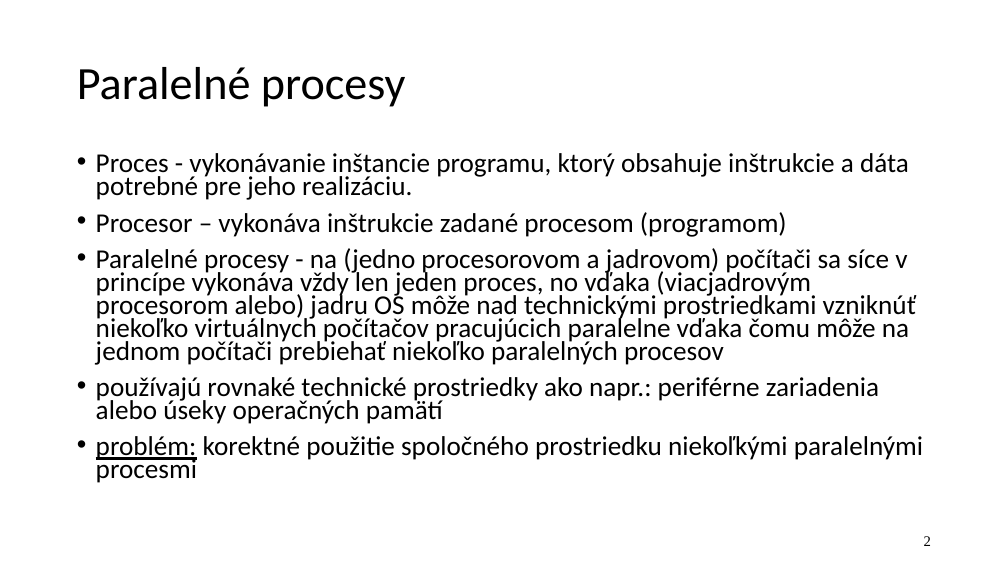
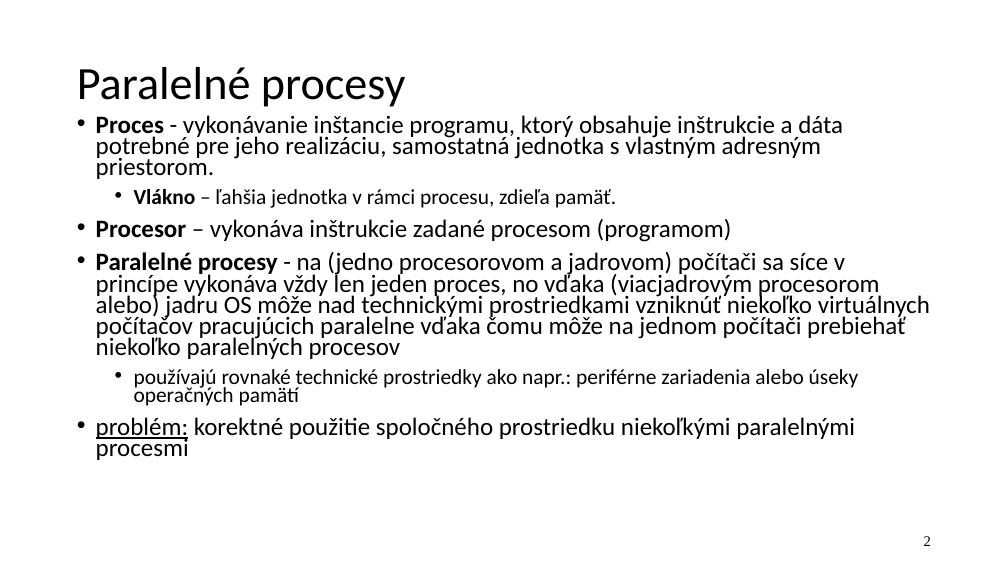
Before and after one commit to jb23lm87/OS-prednasky, a slide deck: slide 2 of OS 2 Úvod do paralélnych procesov a synchronizácie.pptx. Drawn at 1008x567 pixels with LibreOffice and Linux fonts; fonts in the diff are those of the drawing. Boxes give left, top, right and bottom in pixels: in the first picture for what was removed or moved away, otherwise in the second. Text is boxed around its words. In the diff, an @@ line names an element or a change of style, - is before the commit and + after.

```diff
--- a/OS 2 Úvod do paralélnych procesov a synchronizácie.pptx
+++ b/OS 2 Úvod do paralélnych procesov a synchronizácie.pptx
@@ text "Proces - vykonávanie inštancie programu, ...": place and size @@
-text "Proces - vykonávanie inštancie programu, ..." at [96,153,923,483]
+text "Proces - vykonávanie inštancie programu, ..." at [96,115,930,460]
@@ text at [96,115,843,208]: text changed; size 25.9 to 23.8 pt @@
-• Proces - vykonávanie inštancie programu, ktorý obsahuje inštrukcie a dáta potrebné pre jeho realizáciu.
+• Proces - vykonávanie inštancie programu, ktorý obsahuje inštrukcie a dáta potrebné pre jeho realizáciu, samostatná jednotka s vlastným adresným priestorom.
+  • Vlákno – ľahšia jednotka v rámci procesu, zdieľa pamäť.
@@ text at [96,219,930,460]: size 25.9 to 23.8 pt in "Procesor – vykonáva inštrukcie zadané procesom (programom)", "Paralelné procesy - na (jedno procesorovom a ...", "problém: korektné použitie spoločného prostriedku niekoľkými ..."; bold on in "Procesor", "Paralelné procesy"; size 25.9 to 20.4 pt in "používajú rovnaké technické prostriedky ako napr.: periférne ..."; less space between paragraphs; list level 1 to 2 in "používajú rovnaké technické prostriedky ako ..." @@
```
Also in this commit, not shown: 13 other slides changed, 7 slides added, 8 slides removed.
